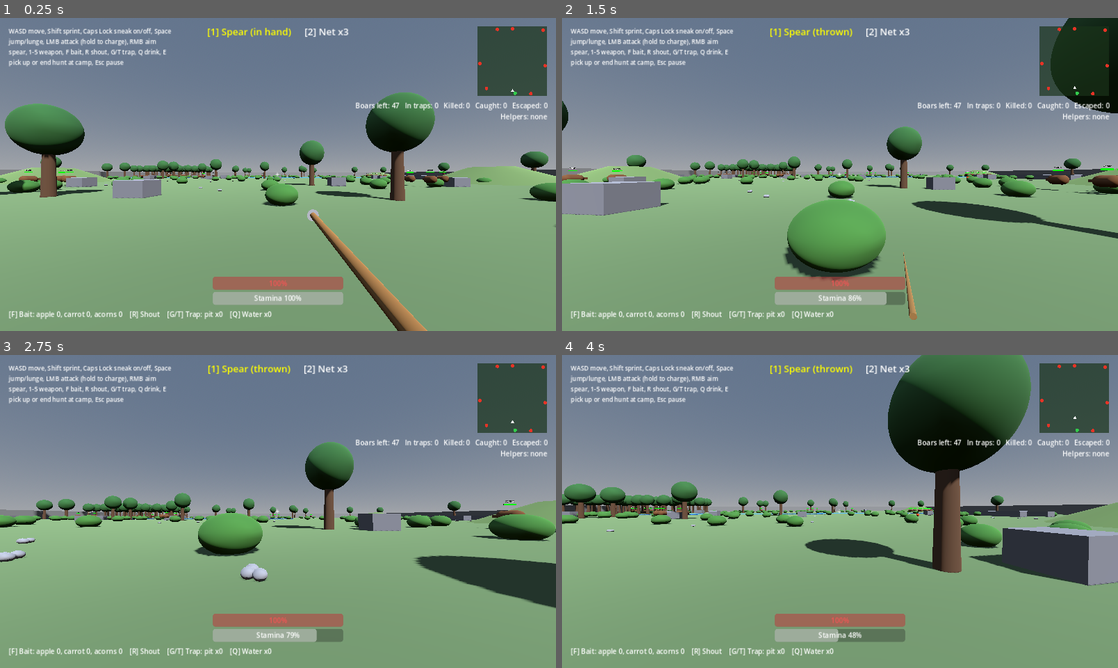
Above: before the commit, frames 1-4 (two rows, left to right).
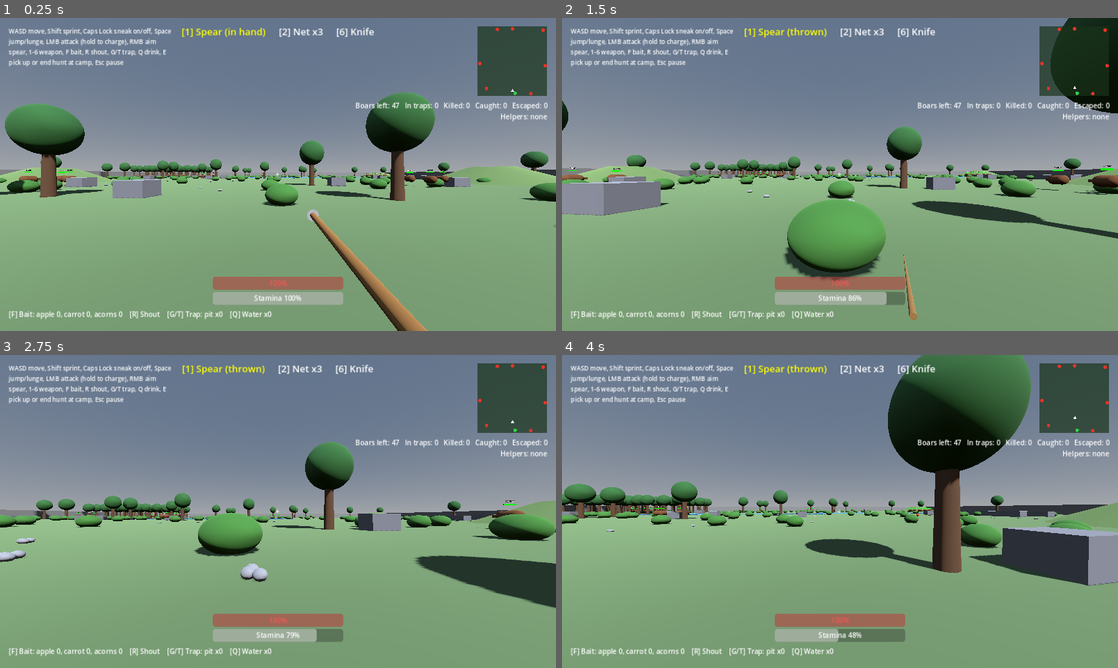
Above: after the commit, the same moments.

Repository: bageus/where-boar
Game: Godot game, scene res://game/presentation/hunt_map/public/hunt_map.tscn
The game is run twice, just before and just after one commit, with the same random seed, the same clock (stepped at 60 frames per second) and the same inputs. This scene is started directly instead of the project's main scene.
Inputs (mouse positions are in pixels of both pictures, inside the frame that each line leads up to):
- Up to frame 1 (0.25 s): no input
- Up to frame 2 (1.5 s): tap Enter at 0.5 s; move the mouse to (867, 174) at 0.52 s; hold Right mouse button (aim) 0.53-1.28 s; hold W (move_forward) from 0.53 s (still down); tap Space (jump) at 0.77, 1.07 s; click (867, 174) at 0.8 s; move the mouse to (812, 174) at 1.27 s; click (812, 174) at 1.35 s
- Up to frame 3 (2.75 s): keep holding W (move_forward); tap Space (jump) at 1.52, 1.82 s; tap F (bait) at 1.55 s; move the mouse to (289, 505) at 2.02 s; hold F (bait) from 2.03 s (still down); tap Caps Lock (crouch) at 2.3 s
- Up to frame 4 (4 s): keep holding W (move_forward); move the mouse to (834, 517) at 2.77 s; release F (bait) at 2.78 s; tap Caps Lock (crouch) at 2.85 s; tap Space (jump) at 3.02, 3.32, 3.77 s; tap Q (drink) at 3.05 s; move the mouse to (878, 514) at 3.52 s; hold Q (drink) from 3.53 s (still down); tap R (shout) at 3.8 s

The runs differ from the first frame. In frame 1, 0.5% of the frame differs, in the area x 6-68%, y 3-12%; in frame 2, 0.5%; in frame 3, 0.5%; in frame 4, 0.5%.
Error in both runs: Invalid access to property or key 'spawn_weight' on a base object of type 'Resource'. (res://game/features/boar/public/boar_types.gd:20)

Commit message:
All weapons from the saddle, killable wild birds, and a knife that is never lost
Knife on key 6: stab only, 1 damage, 1.2 m reach. Spear stab now 2 and
club 3, so knife < spear < club in damage and club < spear in reach.

Co-Authored-By: Claude Opus 5.5 <noreply@anthropic.com>
Claude-Session: https://claude.ai/code/session_01XSFBnjFKXLtHPaufcuGWLw

Diff:
--- a/game/features/companions/public/wild_animal.gd
+++ b/game/features/companions/public/wild_animal.gd
@@ -7,6 +7,8 @@
 
 ## Fact: a net caught this animal; it goes to the camp pen.
 signal caught(animal_id: String)
+## Fact: a weapon killed this animal (owner, 2026-10-27); nothing goes to the pen.
+signal killed(animal_id: String)
 
 # ASSUMPTION numbers (D013): slower than a sprinting hunter (7 m/s).
 const WANDER_SPEED := 1.0
@@ -39,6 +41,12 @@
 	return true
 
 
+## Any weapon hit kills a bird.
+func spear_hit(_amount: int) -> void:
+	killed.emit(animal_id)
+	queue_free()
+
+
 ## Same entry point the net uses on boars.
 func net_hit() -> void:
 	caught.emit(animal_id)
--- a/game/features/hunter/domain/loadout.gd
+++ b/game/features/hunter/domain/loadout.gd
@@ -2,7 +2,7 @@
 
 ## What the hunter carries: spear and nets always, plus weapons bought in camp (M003, M004, D022).
 
-enum Weapon { SPEAR, NET, CLUB, SLING, BOW }
+enum Weapon { SPEAR, NET, CLUB, SLING, BOW, KNIFE }
 
 ## ASSUMPTION: per hunt, balanced later (D013).
 const START_NETS := 3
@@ -92,7 +92,8 @@
 
 
 func has(weapon: Weapon) -> bool:
-	return weapon in [Weapon.SPEAR, Weapon.NET] or weapon in _bought
+	# The knife is never lost: the one weapon left when everything else is thrown away (owner, 2026-10-27).
+	return weapon in [Weapon.SPEAR, Weapon.NET, Weapon.KNIFE] or weapon in _bought
 
 
 func throw_spear() -> bool:
--- a/game/features/hunter/domain/ride.gd
+++ b/game/features/hunter/domain/ride.gd
@@ -1,7 +1,7 @@
 extends RefCounted
 
 ## Riding a saddled boar (D021, owner's choice "верхом"): the mount's type sets speed and perk;
-## no stamina is spent and only the spear stab works from the saddle.
+## no stamina is spent; every weapon works from the saddle.
 
 const BoarType = preload("res://game/features/boar/public/boar_type.gd")
 const Loadout = preload("res://game/features/hunter/domain/loadout.gd")
@@ -28,12 +28,9 @@
 	return type.flee_speed if type else on_foot
 
 
-## From the saddle the rider stabs with the spear, shoots the bow and casts nets (owner, 2026-10-27);
-## no spear throws, club swings or sling shots.
-func allows(weapon: Loadout.Weapon, aiming: bool) -> bool:
-	if not type:
-		return true
-	return weapon in [Loadout.Weapon.BOW, Loadout.Weapon.NET] or (weapon == Loadout.Weapon.SPEAR and not aiming)
+## Every weapon works from the saddle (owner, 2026-10-27); kept as the one place to restrict it again.
+func allows(_weapon: Loadout.Weapon, _aiming: bool) -> bool:
+	return true
 
 
 ## The armored mount barely moves when rammed, so its rider is not knocked off.
--- a/game/features/hunter/presentation/hands.gd
+++ b/game/features/hunter/presentation/hands.gd
@@ -14,8 +14,8 @@
 
 var _striking := false
 
-## Children in Loadout.Weapon order: spear, net, club, sling, bow.
-@onready var _models: Array[Node] = [$Spear, $Net, $Club, $Sling, $Bow]
+## Children in Loadout.Weapon order: spear, net, club, sling, bow, knife.
+@onready var _models: Array[Node] = [$Spear, $Net, $Club, $Sling, $Bow, $Knife]
 
 
 ## weapon: the selected Loadout.Weapon; armed: false when it is spent (spear thrown, no nets or arrows).
--- a/game/features/hunter/presentation/hands.tscn
+++ b/game/features/hunter/presentation/hands.tscn
@@ -57,6 +57,14 @@
 [sub_resource type="BoxMesh" id="Mesh_string"]
 material = SubResource("Mat_rope")
 size = Vector3(0.006, 0.95, 0.006)
+
+[sub_resource type="BoxMesh" id="Mesh_blade"]
+material = SubResource("Mat_stone")
+size = Vector3(0.03, 0.01, 0.22)
+
+[sub_resource type="BoxMesh" id="Mesh_grip"]
+material = SubResource("Mat_wood")
+size = Vector3(0.035, 0.035, 0.12)
 
 [node name="Hands" type="Node3D"]
 transform = Transform3D(1, 0, 0, 0, 1, 0, 0, 0, 1, 0.3, -0.35, -0.5)
@@ -123,3 +131,16 @@
 [node name="String" type="MeshInstance3D" parent="Bow"]
 cast_shadow = 0
 mesh = SubResource("Mesh_string")
+
+[node name="Knife" type="Node3D" parent="."]
+transform = Transform3D(1, 0, 0, 0, 1, 0, 0, 0, 1, -0.05, 0.1, 0)
+visible = false
+
+[node name="Grip" type="MeshInstance3D" parent="Knife"]
+cast_shadow = 0
+mesh = SubResource("Mesh_grip")
+
+[node name="Blade" type="MeshInstance3D" parent="Knife"]
+transform = Transform3D(1, 0, 0, 0, 1, 0, 0, 0, 1, 0, 0, -0.17)
+cast_shadow = 0
+mesh = SubResource("Mesh_blade")
--- a/game/features/hunter/presentation/hunter_hud.gd
+++ b/game/features/hunter/presentation/hunter_hud.gd
@@ -4,7 +4,7 @@
 
 const Loadout = preload("res://game/features/hunter/domain/loadout.gd")
 
-const WEAPON_NAMES := ["Spear", "Net", "Club", "Sling", "Bow"]
+const WEAPON_NAMES := ["Spear", "Net", "Club", "Sling", "Bow", "Knife"]
 
 
 func _ready() -> void:
@@ -38,6 +38,7 @@
 		"",
 		" x%d" % loadout.stones,
 		" x%d" % loadout.arrows,
+		"",
 	]
 	for i in WEAPON_NAMES.size():
 		var slot: Label = $Hotbar.get_child(i)
--- a/game/features/hunter/presentation/spear.gd
+++ b/game/features/hunter/presentation/spear.gd
@@ -7,7 +7,7 @@
 
 var pickup_kind := "spear"
 
-## ASSUMPTION (D013): a thrown spear hits harder than a stab.
+## ASSUMPTION (D013): a thrown spear hits as hard as a stab.
 const DAMAGE := 2
 
 ## The boar this spear is stuck in, if any.
--- a/game/features/hunter/public/hunter.gd
+++ b/game/features/hunter/public/hunter.gd
@@ -33,8 +33,11 @@
 const AIM_CHARGE_SECONDS := 1.0
 const WEAK_THROW_SCALE := 0.5
 const STRONG_THROW_SCALE := 1.4
-const STAB_DAMAGE := 1
-const CLUB_DAMAGE := 2
+# Melee: knife < spear stab < club in damage, club < spear in reach, knife shortest (owner, 2026-10-27).
+const KNIFE_DAMAGE := 1
+const KNIFE_REACH := 1.2
+const STAB_DAMAGE := 2
+const CLUB_DAMAGE := 3
 const CLUB_KNOCK := 6.0
 ## The club hits harder than the spear but reaches less far (owner, 2026-10-27).
 const CLUB_REACH := 1.8
@@ -313,14 +316,18 @@
 			if loadout.throw_net():
 				$Camera/Hands.strike()
 				_throw(NetScene, THROW_SPEED * lerpf(1.0, CHARGED_RANGE_SCALE, power))
+		Weapon.KNIFE:
+			$Camera/Hands.strike()
+			if _in_reach(KNIFE_REACH):
+				_reach.get_collider().spear_hit(KNIFE_DAMAGE)
 		Weapon.CLUB:
 			$Camera/Hands.strike()
 			var target := _reach.get_collider()
-			var in_reach := target != null and _reach.get_collision_point().distance_to(_camera.global_position) <= CLUB_REACH
-			if in_reach and _hits_boar(target):
+			if _in_reach(CLUB_REACH):
 				var scale := lerpf(1.0, CHARGED_DAMAGE_SCALE, power)
 				target.spear_hit(roundi(CLUB_DAMAGE * scale))
-				target.knock(-_camera.global_basis.z * CLUB_KNOCK * scale)
+				if target.has_method("knock"):
+					target.knock(-_camera.global_basis.z * CLUB_KNOCK * scale)
 		Weapon.SLING:
 			if loadout.sling_stone():
 				$Camera/Hands.strike()
@@ -332,7 +339,13 @@
 				arrow.damage = roundi(arrow.damage * lerpf(1.0, CHARGED_DAMAGE_SCALE, power))
 
 
-## A boar or its larger hitbox; wild birds and the hunter's mount do not take spear hits.
+## True when the reach ray hits something that takes hits within reach metres of the eye.
+func _in_reach(reach: float) -> bool:
+	var target := _reach.get_collider()
+	return _hits_boar(target) and _reach.get_collision_point().distance_to(_camera.global_position) <= reach
+
+
+## A boar, its larger hitbox or a wild bird; the hunter's mount does not take hits.
 func _hits_boar(target: Object) -> bool:
 	return target is BoarBody or (target != null and target.has_method("spear_hit"))
 
--- a/game/features/hunter/public/hunter.tscn
+++ b/game/features/hunter/public/hunter.tscn
@@ -128,7 +128,7 @@
 offset_bottom = 120.0
 theme_override_font_sizes/font_size = 14
 autowrap_mode = 3
-text = "WASD move, Shift sprint, Caps Lock sneak on/off, Space jump/lunge, LMB attack (hold to charge), RMB aim spear, 1-5 weapon, F bait, R shout, G/T trap, Q drink, E pick up or end hunt at camp, Esc pause"
+text = "WASD move, Shift sprint, Caps Lock sneak on/off, Space jump/lunge, LMB attack (hold to charge), RMB aim spear, 1-6 weapon, F bait, R shout, G/T trap, Q drink, E pick up or end hunt at camp, Esc pause"
 
 [node name="Voice" type="AudioStreamPlayer" parent="."]
 volume_db = -4.0
--- a/game/features/hunter/tests/run_hunter_tests.gd
+++ b/game/features/hunter/tests/run_hunter_tests.gd
@@ -162,9 +162,8 @@
 	var armored := ride.shrugs_off_knock() and not ride.rams() and ride.speed(4.0) == 6.5
 	ride.mount(BoarTypes.find("aggressive_red"))
 	var angry := ride.rams() and not ride.shrugs_off_knock()
-	var stab_only := ride.allows(Loadout.Weapon.SPEAR, false) and not ride.allows(Loadout.Weapon.SPEAR, true) \
-		and ride.allows(Loadout.Weapon.BOW, false) and ride.allows(Loadout.Weapon.NET, false) \
-		and not ride.allows(Loadout.Weapon.CLUB, false) and not ride.allows(Loadout.Weapon.SLING, false)
+	var stab_only := ride.allows(Loadout.Weapon.SPEAR, true) and ride.allows(Loadout.Weapon.CLUB, false) \
+		and ride.allows(Loadout.Weapon.SLING, false)
 	ride.dismount()
 	return on_foot and armored and angry and stab_only and not ride.is_riding()
 
--- a/game/presentation/hunt_map/public/hunt_map.gd
+++ b/game/presentation/hunt_map/public/hunt_map.gd
@@ -70,6 +70,7 @@
 		animal.hunter = _hunter
 		animal.position = spawns[groups + w].position
 		animal.caught.connect(_on_helper_caught)
+		animal.killed.connect(func(animal_id: String) -> void: _announce("Killed a %s" % animal_id))
 		$Wild.add_child(animal)
 	_hunter.equip(items)
 	_hunter.start_hunt()
--- a/project.godot
+++ b/project.godot
@@ -69,6 +69,10 @@
 "deadzone": 0.2,
 "events": [Object(InputEventKey,"resource_local_to_scene":false,"resource_name":"","device":-1,"window_id":0,"alt_press …(191 unchanged characters)…
 }
+weapon_6={
+"deadzone": 0.2,
+"events": [Object(InputEventKey,"resource_local_to_scene":false,"resource_name":"","device":-1,"window_id":0,"alt_pressed":false,"shift_pressed":false,"ctrl_pressed":false,"meta_pressed":false,"pressed":false,"keycode":0,"physical_keycode":54,"key_label":0,"unicode":0,"location":0,"echo":false,"script":null)]
+}
 shout={
 "deadzone": 0.2,
 "events": [Object(InputEventKey,"resource_local_to_scene":false,"resource_name":"","device":-1,"window_id":0,"alt_press …(191 unchanged characters)…
